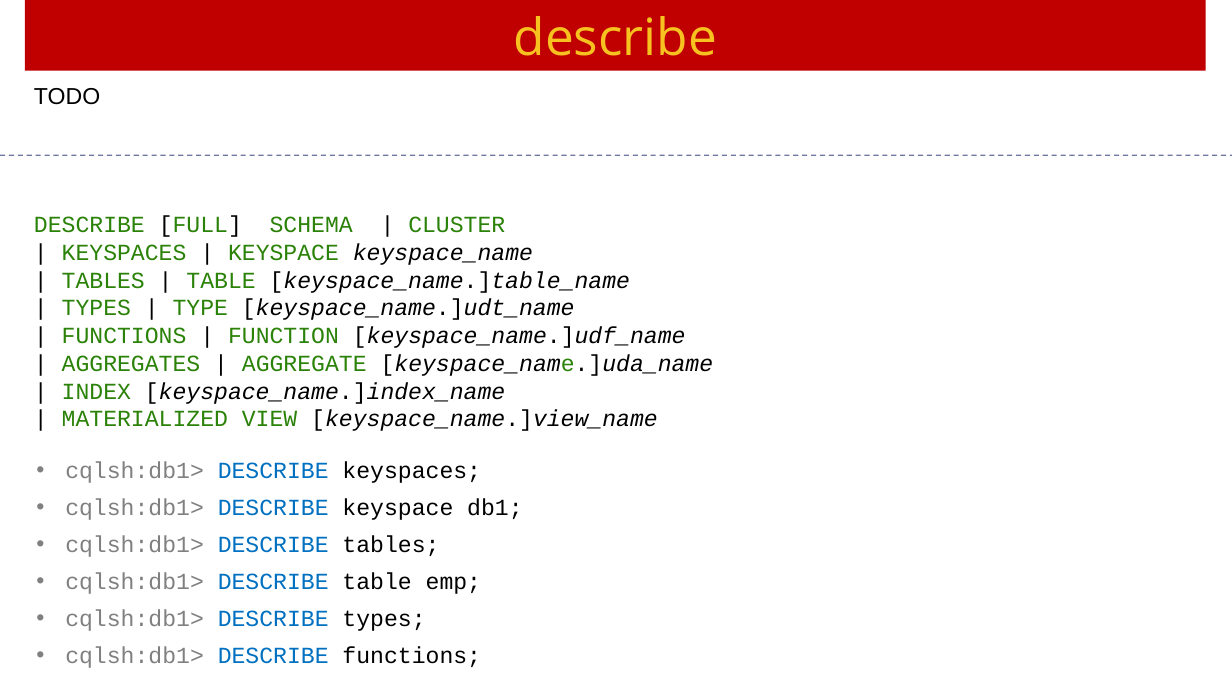
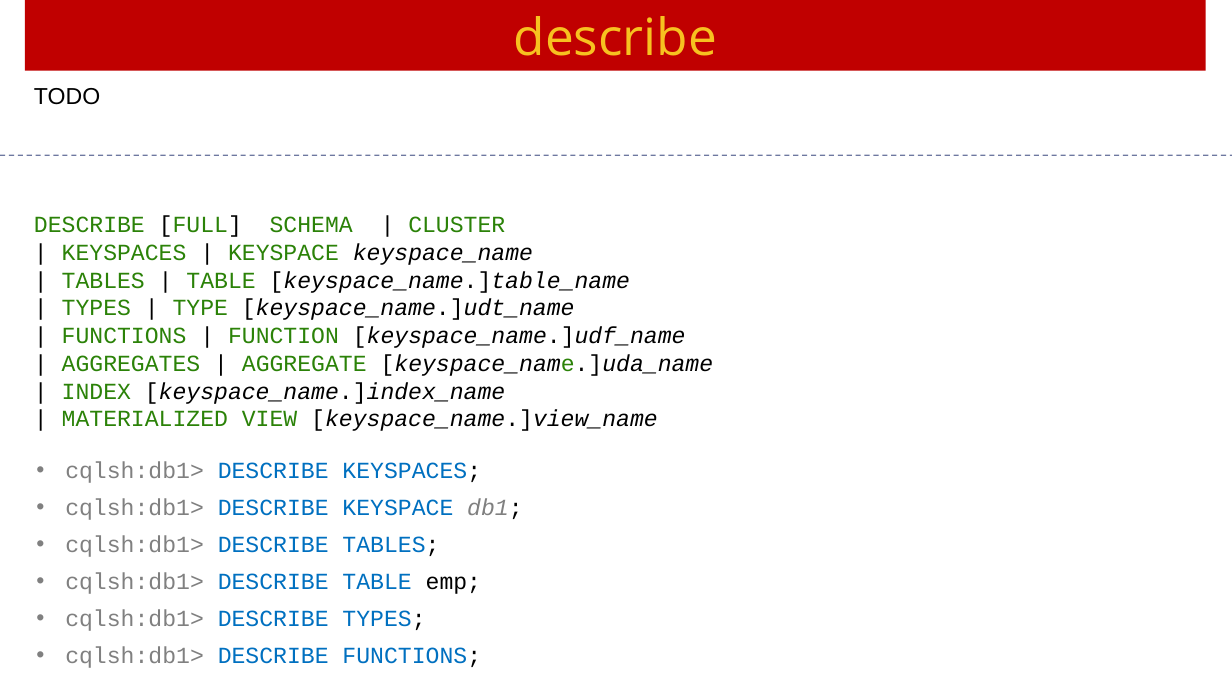
Before and after one commit to Saleel-Bagde/PPT-s, a slide deck: slide 12 of Cassandra Ver3.pptx (slide 11 before the commit). Drawn at 1232x693 pixels with LibreOffice and Linux fonts; fonts in the diff are those of the drawing. Boxes give left, top, right and bottom in pixels: in the first picture for what was removed or moved away, otherwise in the second. Text is boxed around its words. In the diff, an @@ line names an element or a change of style, - is before the commit and + after.

```diff
--- a/Cassandra Ver3.pptx
+++ b/Cassandra Ver3.pptx
@@ text at box(65, 462, 522, 668): text changed; text colour #808080 to #0070C0 @@
-• cqlsh:db1> DESCRIBE keyspaces;
-• cqlsh:db1> DESCRIBE keyspace db1;
-• cqlsh:db1> DESCRIBE tables;
-• cqlsh:db1> DESCRIBE table emp;
-• cqlsh:db1> DESCRIBE types;
-• cqlsh:db1> DESCRIBE functions;
+• cqlsh:db1> DESCRIBE KEYSPACES;
+• cqlsh:db1> DESCRIBE KEYSPACE db1;
+• cqlsh:db1> DESCRIBE TABLES;
+• cqlsh:db1> DESCRIBE TABLE emp;
+• cqlsh:db1> DESCRIBE TYPES;
+• cqlsh:db1> DESCRIBE FUNCTIONS;
```
Also in this commit, not shown: 7 other slides changed, 2 slides added.
